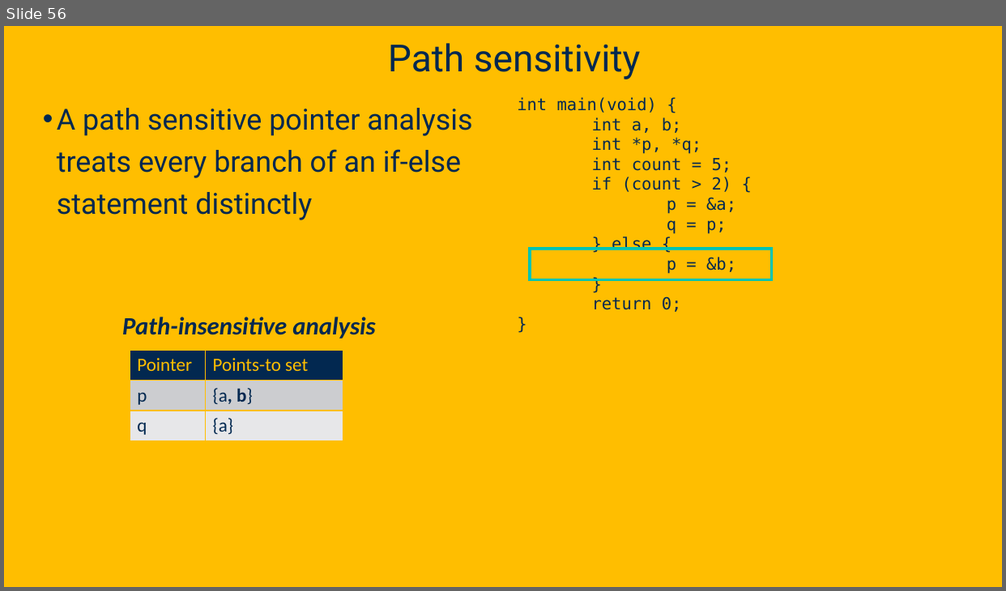
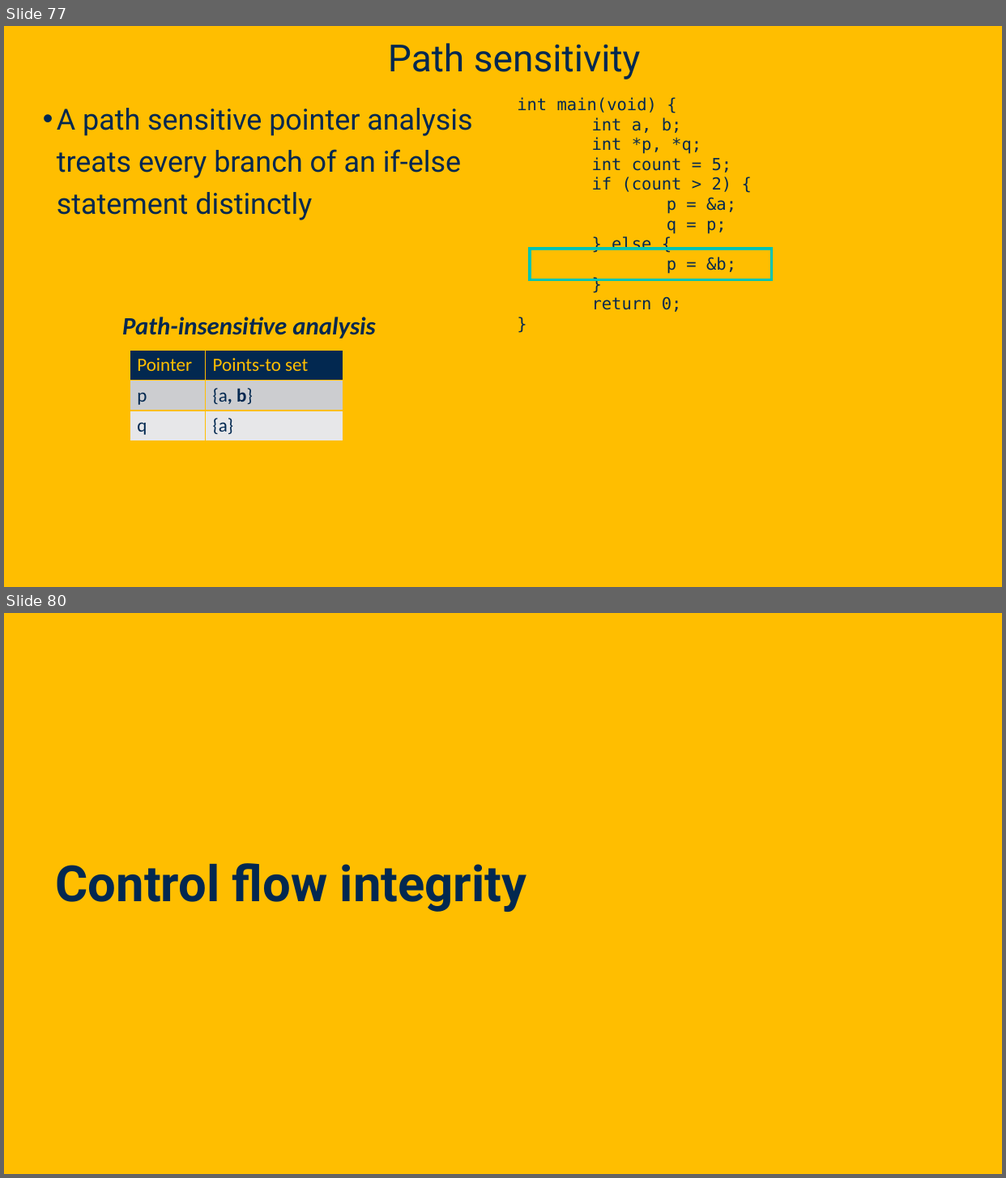
Before and after one commit to davsec-teaching/ECS289C-Spring2025, a slide deck: slides/4_pointer_analysis.pptx. Shown one above the other, each under a label of ours: slide 56 before the commit, slides 77 and 80 after it; the slides between them are not shown. The pictures are 1006x591 and 1006x1178 pixels, drawn with LibreOffice and Linux fonts; fonts in the diff are those of the drawing; background and template pictures are left out. Boxes give left, top, right and bottom in pixels: in the first picture for what was removed or moved away, otherwise in the second. Text is boxed around its words. In the diff, an @@ line names an element or a change of style, - is before the commit and + after.

```diff
--- a/slides/4_pointer_analysis.pptx
+++ b/slides/4_pointer_analysis.pptx
@@ slide 80 added at box(4, 613, 1002, 1174), background picture (left out) @@
@@ text added at box(56, 863, 526, 912), 48 pt, text #022850, bold @@
+Control flow integrity
@@ what was slide 56 is now slide 77 @@
```
Also in this commit, not shown: 7 slides changed, 35 other slides added.
